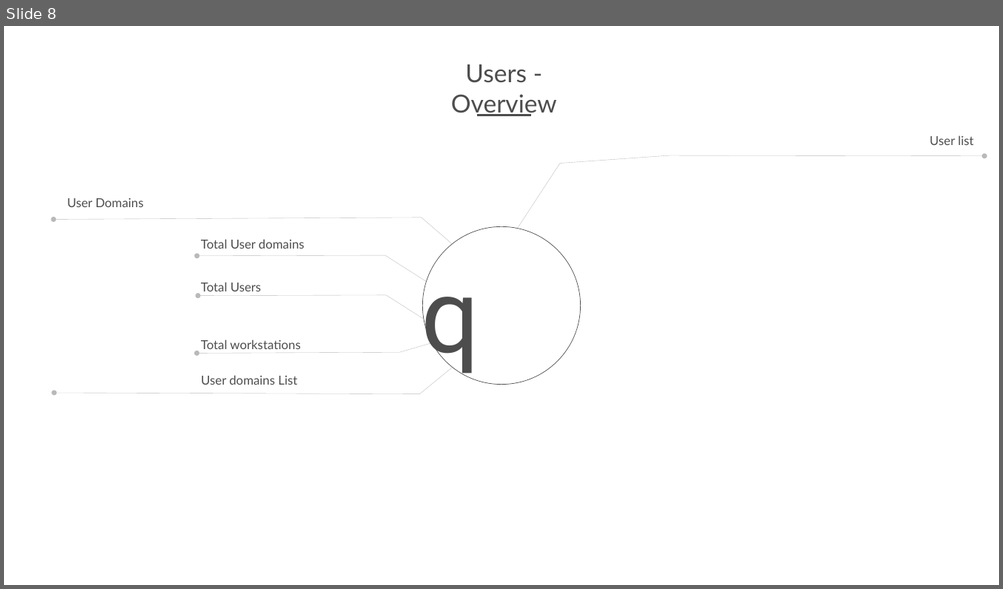
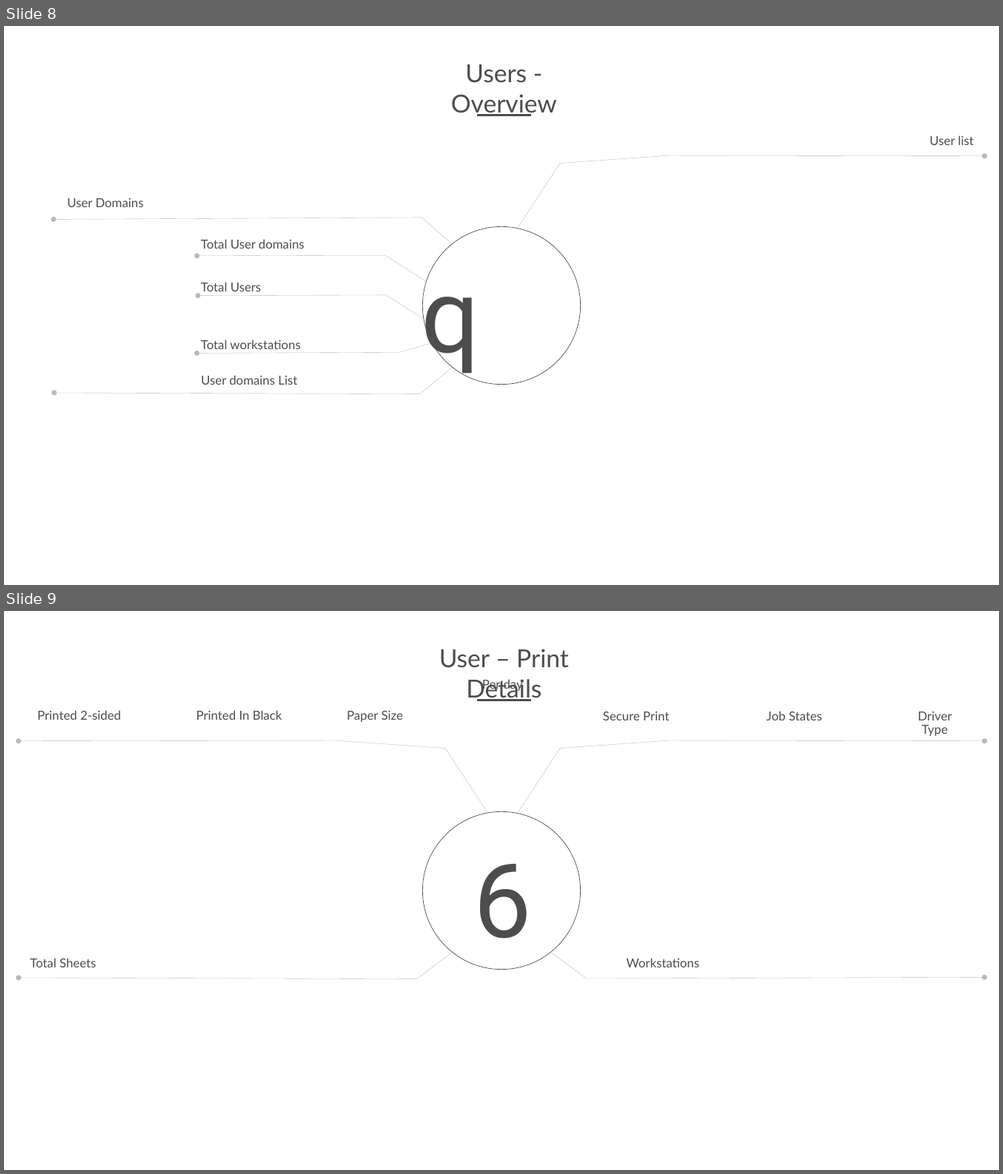
Before and after one commit to printix/Power-BI, a slide deck: PowerPoint/PrintixPowerBIDesign.pptx. Shown one above the other, each under a label of ours: slide 8 before the commit, slides 8 and 9 after it. The pictures are 1003x589 and 1003x1174 pixels, drawn with LibreOffice and Linux fonts; fonts in the diff are those of the drawing; background and template pictures are left out. Boxes give left, top, right and bottom in pixels: in the first picture for what was removed or moved away, otherwise in the second. Text is boxed around its words. In the diff, an @@ line names an element or a change of style, - is before the commit and + after.

```diff
--- a/PowerPoint/PrintixPowerBIDesign.pptx
+++ b/PowerPoint/PrintixPowerBIDesign.pptx
@@ slide 9 added at (4,611,999,1170), background #FFFFFF; not listed: 1 template element that a slide beside it also shows @@
@@ text added at (439,649,569,701), 48 pt, text #4D4D4D @@
+User – Print Details
@@ text added at (482,678,523,692), 24 pt, text #4D4D4D @@
+Per day
@@ text added at (37,710,121,720), 24 pt, text #4D4D4D @@
+Printed 2-sided
@@ text added at (196,710,282,720), 24 pt, text #4D4D4D @@
+Printed In Black
@@ text added at (347,711,403,722), 24 pt, text #4D4D4D @@
+Paper Size
@@ line added from (531, 700) to (477, 700), #4D4D4D 3 pt @@
@@ text added at (603,712,669,721), 24 pt, text #4D4D4D @@
+Secure Print
@@ text added at (766,711,822,721), 24 pt, text #4D4D4D @@
+Job States
@@ text added at (917,712,951,736), 24 pt, text #4D4D4D @@
+Driver Type
@@ freeform shape added at (19,741,487,812), outline #737572 0.5 pt @@
@@ freeform shape added at (518,741,984,812), outline #737572 0.5 pt @@
@@ text added at (473,864,531,939), 199 pt, text #4D4D4D @@
+6
@@ freeform shape added at (19,953,452,980), outline #737572 0.5 pt @@
@@ text added at (30,958,96,968), 24 pt, text #4D4D4D @@
+Total Sheets
@@ freeform shape added at (551,952,984,979), outline #737572 0.5 pt @@
@@ text added at (626,958,700,968), 24 pt, text #4D4D4D @@
+Workstations
```
Also in this commit, not shown: 4 slides changed, 1 slide removed, 50 other files.
